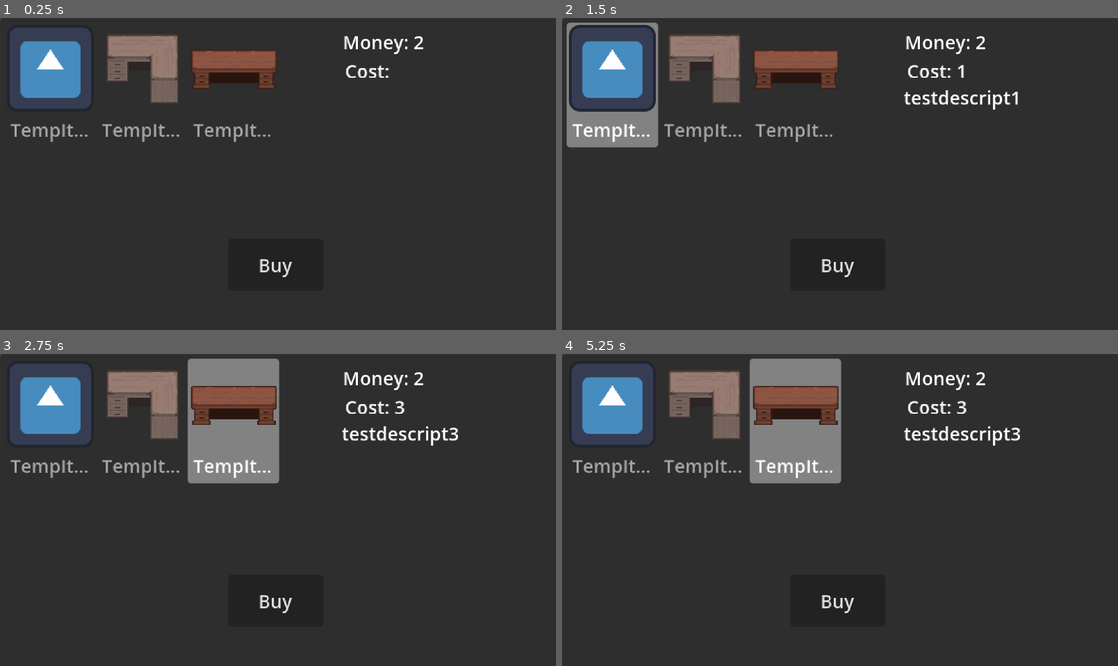
Above: before the commit, frames 1-4 (two rows, left to right).
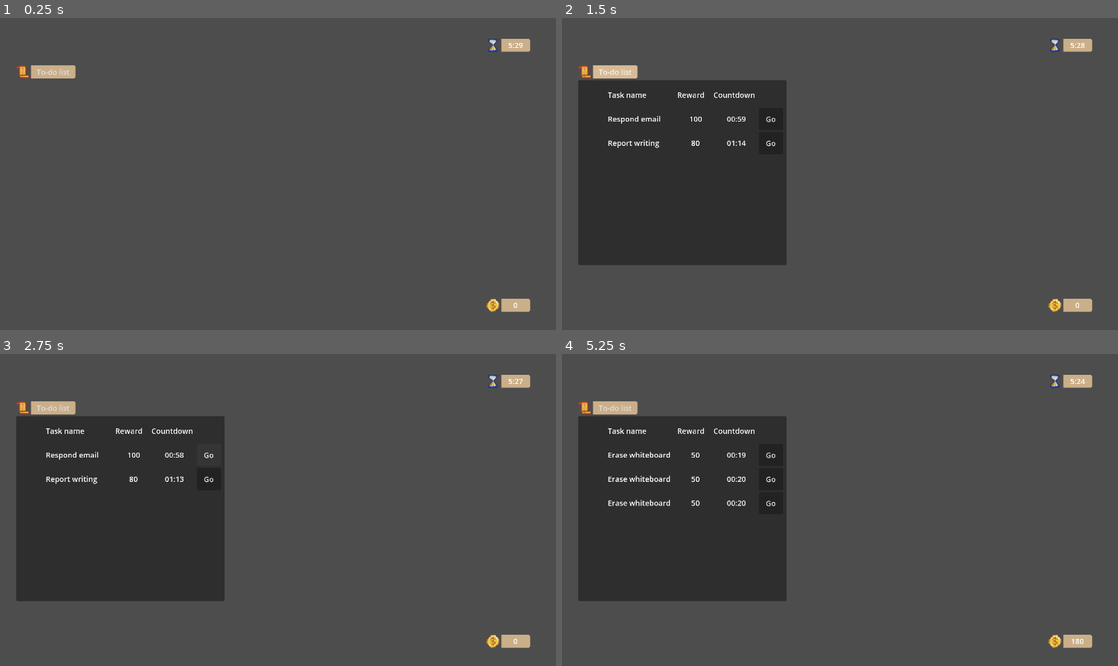
Above: after the commit, the same moments.

Repository: dh2650-overworked/Overworked
Game: Godot game, scene res://scenes/main.tscn
Two runs of this game, one before a commit and one after it. Both use one fixed random seed, a clock stepped at 60 frames per second and the inputs below. Before the commit the project starts from res://scenes/shop/shop.tscn.
Inputs (mouse positions are in pixels of both pictures, inside the frame that each line leads up to):
- Up to frame 1 (0.25 s): no input
- Up to frame 2 (1.5 s): click (840, 264) at 0.5 s, where only the run before the commit has a clickable "Buy"; click (617, 71) at 1.25 s, where only the run after the commit has a clickable "To-do list"
- Up to frame 3 (2.75 s): click (211, 453) at 2 s, where only the run after the commit has a clickable "Go"
- Up to frame 4 (5.25 s): click (773, 453) at 2.75 s, where only the run after the commit has a clickable "Go"; tap Enter at 3.5, 5 s; hold D (move_right) 3.53-4.28 s; tap R at 3.6, 4.55, 5.1 s; tap F at 3.8, 4.35 s; tap Space at 4.25 s; hold S (move_back) 4.28-5.03 s; hold D (move_right) from 5.03 s (still down)

The runs differ from the first frame. In frame 1, 98% of the frame differs, in the area x 0-100%, y 0-100%; in frame 2, 80%; in frame 3, 80%; in frame 4, 80%.

Commit message:
End of day / lunch break overlay

Diff:
--- a/assets/tasks/water_cooler.tres
+++ b/assets/tasks/water_cooler.tres
@@ -9,3 +9,4 @@
 task_name = "Change water cooler"
 reward_money = 150
 time_limit = 90.0
+unlock_time = 60.0
--- a/assets/tasks/whiteboard.tres
+++ b/assets/tasks/whiteboard.tres
@@ -9,4 +9,4 @@
 task_name = "Erase whiteboard"
 reward_money = 50
 time_limit = 20.0
-unlock_time = 10.0
+unlock_time = 60.0
--- a/project.godot
+++ b/project.godot
@@ -15,7 +15,7 @@
 [application]
 
 config/name="Overwork"
-run/main_scene="uid://dcq76hu121lnu"
+run/main_scene="res://scenes/main.tscn"
 config/features=PackedStringArray("4.6", "Forward Plus")
 config/icon="res://icon.svg"
 
--- a/scenes/main.tscn
+++ b/scenes/main.tscn
@@ -5,6 +5,36 @@
 [ext_resource type="PackedScene" uid="uid://pixelabel001" path="res://scenes/ui/pixel_label.tscn" id="3_pixel"]
 [ext_resource type="Texture2D" uid="uid://b8bk78r1vdoev" path="res://assets/icons/time.png" id="4_time"]
 [ext_resource type="Texture2D" uid="uid://b7kf5aukr8e7" path="res://assets/icons/coin.png" id="5_coin"]
+
+[sub_resource type="StyleBoxFlat" id="StyleBoxFlat_tbgi4"]
+content_margin_left = 6.0
+content_margin_top = 2.0
+content_margin_right = 6.0
+content_margin_bottom = 2.0
+bg_color = Color(0.824, 0.706, 0.549, 0.95)
+corner_radius_top_right = 4
+corner_radius_bottom_right = 4
+
+[sub_resource type="StyleBoxFlat" id="StyleBoxFlat_tefeu"]
+bg_color = Color(0.8235294, 0.7058824, 0.54901963, 0.9490196)
+corner_radius_top_left = 30
+corner_radius_top_right = 30
+corner_radius_bottom_right = 30
+corner_radius_bottom_left = 30
+
+[sub_resource type="StyleBoxFlat" id="StyleBoxFlat_o6xl0"]
+content_margin_left = 10.0
+content_margin_top = 5.0
+content_margin_right = 10.0
+content_margin_bottom = 5.0
+bg_color = Color(0.7787141, 0.4484616, 0.23642814, 1)
+
+[sub_resource type="StyleBoxFlat" id="StyleBoxFlat_tipki"]
+content_margin_left = 10.0
+content_margin_top = 5.0
+content_margin_right = 10.0
+content_margin_bottom = 5.0
+bg_color = Color(0.78039217, 0.44705883, 0.23529412, 1)
 
 [node name="Main" type="Node" unique_id=2091917942]
 script = ExtResource("1_main")
@@ -54,9 +84,113 @@
 [node name="Icon" parent="CanvasLayer/MoneyLabel" index="0"]
 texture = ExtResource("5_coin")
 
+[node name="Bg" parent="CanvasLayer/MoneyLabel" index="1"]
+theme_override_styles/panel = SubResource("StyleBoxFlat_tbgi4")
+
 [node name="Label" parent="CanvasLayer/MoneyLabel/Bg" index="0"]
 custom_minimum_size = Vector2(50, 0)
 text = "0"
 
+[node name="LunchBanner" type="PanelContainer" parent="CanvasLayer" unique_id=350565234]
+visible = false
+anchors_preset = 8
+anchor_left = 0.5
+anchor_top = 0.5
+anchor_right = 0.5
+anchor_bottom = 0.5
+offset_left = -154.0
+offset_top = -41.0
+offset_right = 370.0
+offset_bottom = 99.0
+grow_horizontal = 2
+grow_vertical = 2
+scale = Vector2(0.53876394, 0.54983413)
+
+[node name="VBoxContainer" type="VBoxContainer" parent="CanvasLayer/LunchBanner" unique_id=264877757]
+layout_mode = 2
+size_flags_horizontal = 4
+size_flags_vertical = 4
+
+[node name="Label" type="Label" parent="CanvasLayer/LunchBanner/VBoxContainer" unique_id=590452834]
+layout_mode = 2
+size_flags_horizontal = 4
+text = "Time for lunch!
+30 seconds to yourself
+grab a coffee  or have a chat with your colleagues :)"
+horizontal_alignment = 1
+
+[node name="ConfirmButton" type="Button" parent="CanvasLayer/LunchBanner/VBoxContainer" unique_id=902731785]
+layout_mode = 2
+size_flags_horizontal = 4
+size_flags_vertical = 4
+text = "Got it!"
+
+[node name="SummaryPanel" type="PanelContainer" parent="CanvasLayer" unique_id=1566035551]
+visible = false
+anchors_preset = 8
+anchor_left = 0.5
+anchor_top = 0.5
+anchor_right = 0.5
+anchor_bottom = 0.5
+offset_left = -127.0
+offset_top = -91.0
+offset_right = 313.0
+offset_bottom = 189.0
+grow_horizontal = 2
+grow_vertical = 2
+scale = Vector2(0.58349735, 0.5935472)
+theme_override_styles/panel = SubResource("StyleBoxFlat_tefeu")
+
+[node name="MarginContainer" type="MarginContainer" parent="CanvasLayer/SummaryPanel" unique_id=580674808]
+layout_mode = 2
+theme_override_constants/margin_top = 40
+theme_override_constants/margin_bottom = 40
+
+[node name="Title" type="Label" parent="CanvasLayer/SummaryPanel/MarginContainer" unique_id=172651212]
+layout_mode = 2
+size_flags_horizontal = 4
+size_flags_vertical = 0
+theme_override_font_sizes/font_size = 14
+text = "Daily Summary"
+horizontal_alignment = 1
+
+[node name="Stats" type="VBoxContainer" parent="CanvasLayer/SummaryPanel/MarginContainer" unique_id=1822459968]
+layout_mode = 2
+size_flags_horizontal = 4
+size_flags_vertical = 4
+
+[node name="SalaryLabel" type="Label" parent="CanvasLayer/SummaryPanel/MarginContainer/Stats" unique_id=1450040442]
+layout_mode = 2
+theme_override_font_sizes/font_size = 14
+text = "Salary:"
+
+[node name="TaskCountLabel" type="Label" parent="CanvasLayer/SummaryPanel/MarginContainer/Stats" unique_id=1672065185]
+layout_mode = 2
+theme_override_font_sizes/font_size = 14
+text = "Tasks Completed:"
+
+[node name="BalanceLabel" type="Label" parent="CanvasLayer/SummaryPanel/MarginContainer/Stats" unique_id=687940454]
+layout_mode = 2
+theme_override_font_sizes/font_size = 14
+text = "Final Balance:"
+
+[node name="Buttons" type="HBoxContainer" parent="CanvasLayer/SummaryPanel/MarginContainer" unique_id=1750738597]
+layout_mode = 2
+size_flags_horizontal = 4
+size_flags_vertical = 8
+theme_override_constants/separation = 20
+
+[node name="NextLevelButton" type="Button" parent="CanvasLayer/SummaryPanel/MarginContainer/Buttons" unique_id=1859751275]
+layout_mode = 2
+theme_override_font_sizes/font_size = 14
+theme_override_styles/normal = SubResource("StyleBoxFlat_o6xl0")
+text = "Next Level"
+
+[node name="MainMenuButton" type="Button" parent="CanvasLayer/SummaryPanel/MarginContainer/Buttons" unique_id=216598120]
+layout_mode = 2
+theme_override_font_sizes/font_size = 14
+theme_override_styles/normal = SubResource("StyleBoxFlat_tipki")
+text = "Main Menu"
+
 [editable path="CanvasLayer/TimeLabel"]
 [editable path="CanvasLayer/MoneyLabel"]
--- a/scripts/autoload/task_manager.gd
+++ b/scripts/autoload/task_manager.gd
@@ -8,15 +8,27 @@
 signal money_updated(new_total: int)
 signal nav_requested(instance_id: String)
 
-const LEVEL_DURATION_SECONDS: float = 300.0
+const LEVEL_DURATION_SECONDS: float = 330.0
+const LUNCH_START_AT_SECONDS: float = 150.0
+const LUNCH_DURATION_SECONDS: float = 30.0
+
+signal lunch_started()
+signal lunch_ended()
+signal lunch_acknowledged()
 
 var total_money: int = 0
-
-## Counts down from 5:00 (300s) toward 0:00 for the HUD.
+var tasks_completed_count: int = 0
+
+## Counts down from 5:30 (330s) toward 0:00 for the HUD.
 var level_time_remaining: float = LEVEL_DURATION_SECONDS
 
 ## Seconds elapsed since start_level() (counts up while the level timer is running).
 var level_time_passed: float = 0.0
+
+var lunch_active: bool = false
+var lunch_time_remaining: float = 0.0
+var lunch_triggered: bool = false
+var lunch_message_needs_ack: bool = false
 
 ## Unique key -> TaskInstance
 var active_tasks: Dictionary = {}
@@ -42,8 +54,26 @@
 		level_time_remaining = maxf(level_time_remaining - delta, 0.0)
 		level_time_passed += delta
 		_sync_auto_pool_unlocks()
+
+		if (not lunch_triggered) and level_time_passed >= LUNCH_START_AT_SECONDS:
+			lunch_triggered = true
+			lunch_active = true
+			lunch_time_remaining = LUNCH_DURATION_SECONDS
+			lunch_message_needs_ack = true
+			lunch_started.emit()
+
+		if lunch_active:
+			lunch_time_remaining = maxf(lunch_time_remaining - delta, 0.0)
+			if lunch_time_remaining <= 0.0:
+				lunch_active = false
+				lunch_ended.emit()
+
 	if level_time_remaining <= 0.0:
 		return
+
+	if lunch_active:
+		return
+
 	_tick_task_timers(delta)
 	if _auto_dispatch_enabled:
 		_auto_cooldown -= delta
@@ -105,9 +135,14 @@
 func start_level() -> void:
 	level_time_remaining = LEVEL_DURATION_SECONDS
 	level_time_passed = 0.0
+	lunch_active = false
+	lunch_time_remaining = 0.0
+	lunch_triggered = false
+	lunch_message_needs_ack = false
 	_next_uid = 0
 	active_tasks.clear()
 	total_money = 0
+	tasks_completed_count = 0
 	_auto_dispatch_pool.clear()
 	_auto_pool_unlocked.clear()
 	money_updated.emit(total_money)
@@ -142,8 +177,10 @@
 			return t
 	return _auto_dispatch_pool[_auto_dispatch_pool.size() - 1]
 
-
+#添加任务调用 TaskManager.add_task(preload("res://你的任务资源路径.tres"))
 func add_task(data: TaskData) -> void:
+	if lunch_active:
+		return
 	if data == null or data.task_id.is_empty():
 		push_warning("TaskManager.add_task: invalid TaskData")
 		return
@@ -167,8 +204,17 @@
 		return
 	var inst: TaskInstance = active_tasks[instance_id]
 	total_money += inst.reward_money
+	tasks_completed_count += 1
 	money_updated.emit(total_money)
 	remove_task(instance_id)
+
+# 完成任务调用 TaskManager.complete_task_by_type("whiteboard")
+func complete_task_by_type(target_task_id: String) -> void:
+	for id in active_tasks:
+		var inst = active_tasks[id]
+		if inst.task_id == target_task_id:
+			complete_task(id)
+			return
 
 
 func request_navigation(instance_id: String) -> void:
@@ -176,5 +222,11 @@
 		nav_requested.emit(instance_id)
 
 
+func acknowledge_lunch_message() -> void:
+	if lunch_message_needs_ack:
+		lunch_message_needs_ack = false
+		lunch_acknowledged.emit()
+
+
 func get_instance(instance_id: String) -> TaskInstance:
 	return active_tasks.get(instance_id, null)
--- a/scripts/main.gd
+++ b/scripts/main.gd
@@ -9,16 +9,33 @@
 
 @onready var _time_label: Label = $CanvasLayer/TimeLabel/Bg/Label
 @onready var _money_label: Label = $CanvasLayer/MoneyLabel/Bg/Label
+@onready var _lunch_banner: PanelContainer = $CanvasLayer/LunchBanner
+@onready var _lunch_banner_label: Label = $CanvasLayer/LunchBanner/VBoxContainer/Label
+@onready var _lunch_confirm_button: Button = $CanvasLayer/LunchBanner/VBoxContainer/ConfirmButton
+@onready var _summary_panel: Control = $CanvasLayer/SummaryPanel
+@onready var _salary_val: Label = $CanvasLayer/SummaryPanel/MarginContainer/Stats/SalaryLabel
+@onready var _task_count_val: Label = $CanvasLayer/SummaryPanel/MarginContainer/Stats/TaskCountLabel
+@onready var _balance_val: Label = $CanvasLayer/SummaryPanel/MarginContainer/Stats/BalanceLabel
+@onready var _next_level_button: Button = $CanvasLayer/SummaryPanel/MarginContainer/Buttons/NextLevelButton
+@onready var _main_menu_button: Button = $CanvasLayer/SummaryPanel/MarginContainer/Buttons/MainMenuButton
 
 
 func _ready() -> void:
 	TaskManager.nav_requested.connect(_on_nav_requested)
 	TaskManager.money_updated.connect(_on_money_updated)
+	TaskManager.lunch_started.connect(_on_lunch_started)
+	TaskManager.lunch_ended.connect(_on_lunch_ended)
+	TaskManager.lunch_acknowledged.connect(_on_lunch_acknowledged)
 	TaskManager.register_task_catalog([Whiteboard, Water_cooler, Respond_email, Report_Writing])
-	TaskManager.configure_auto_dispatch(true, 10.0, 20.0)
+	TaskManager.configure_auto_dispatch(true, 30.0, 40.0)
 	TaskManager.start_level()
 	_on_money_updated(TaskManager.total_money)
 	_update_level_clock()
+	_lunch_banner.visible = false
+	_lunch_confirm_button.pressed.connect(_on_lunch_confirm_pressed)
+	_summary_panel.visible = false
+	_next_level_button.pressed.connect(_on_next_level_pressed)
+	_main_menu_button.pressed.connect(_on_main_menu_pressed)
 
 
 func _process(_delta: float) -> void:
@@ -26,11 +43,14 @@
 
 
 func _update_level_clock() -> void:
-	var secs: int = int(floor(TaskManager.level_time_remaining))
+	var remaining: float = TaskManager.level_time_remaining
+	var secs: int = int(floor(remaining))
 	secs = maxi(secs, 0)
 	var m: int = secs / 60
 	var s: int = secs % 60
 	_time_label.text = "%d:%02d" % [m, s]
+	if remaining <= 0.0 and not _summary_panel.visible:
+		_show_summary()
 
 
 func _on_money_updated(new_total: int) -> void:
@@ -41,6 +61,42 @@
 	var inst: TaskInstance = TaskManager.get_instance(instance_id)
 	var name := inst.task_name if inst else instance_id
 	print("Navigating to task: ", name, " (", instance_id, ")")
+
+
+func _on_lunch_started() -> void:
+	_lunch_banner.visible = true
+
+
+func _on_lunch_ended() -> void:
+	_lunch_banner.visible = false
+
+
+func _on_lunch_acknowledged() -> void:
+	_lunch_banner.visible = false
+
+
+func _on_lunch_confirm_pressed() -> void:
+	TaskManager.acknowledge_lunch_message()
+	_lunch_banner.visible = false
+
+
+func _show_summary() -> void:
+	_summary_panel.process_mode = Node.PROCESS_MODE_WHEN_PAUSED
+	get_tree().paused = true
+	_salary_val.text = "Salary: " + str(TaskManager.total_money)
+	_task_count_val.text = "Tasks Completed: " + str(TaskManager.tasks_completed_count)
+	_balance_val.text = "Final Balance: " + str(TaskManager.total_money)
+	_summary_panel.visible = true
+
+
+func _on_next_level_pressed() -> void:
+	get_tree().paused = false
+	get_tree().reload_current_scene()
+
+
+func _on_main_menu_pressed() -> void:
+	get_tree().paused = false
+	get_tree().reload_current_scene()
 
 
 func _unhandled_input(event: InputEvent) -> void:
